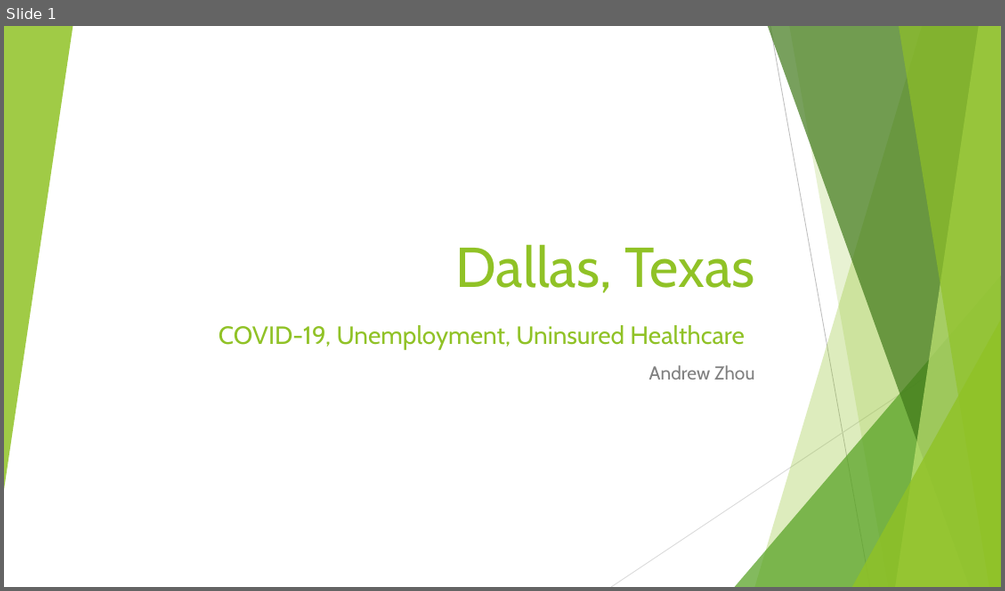
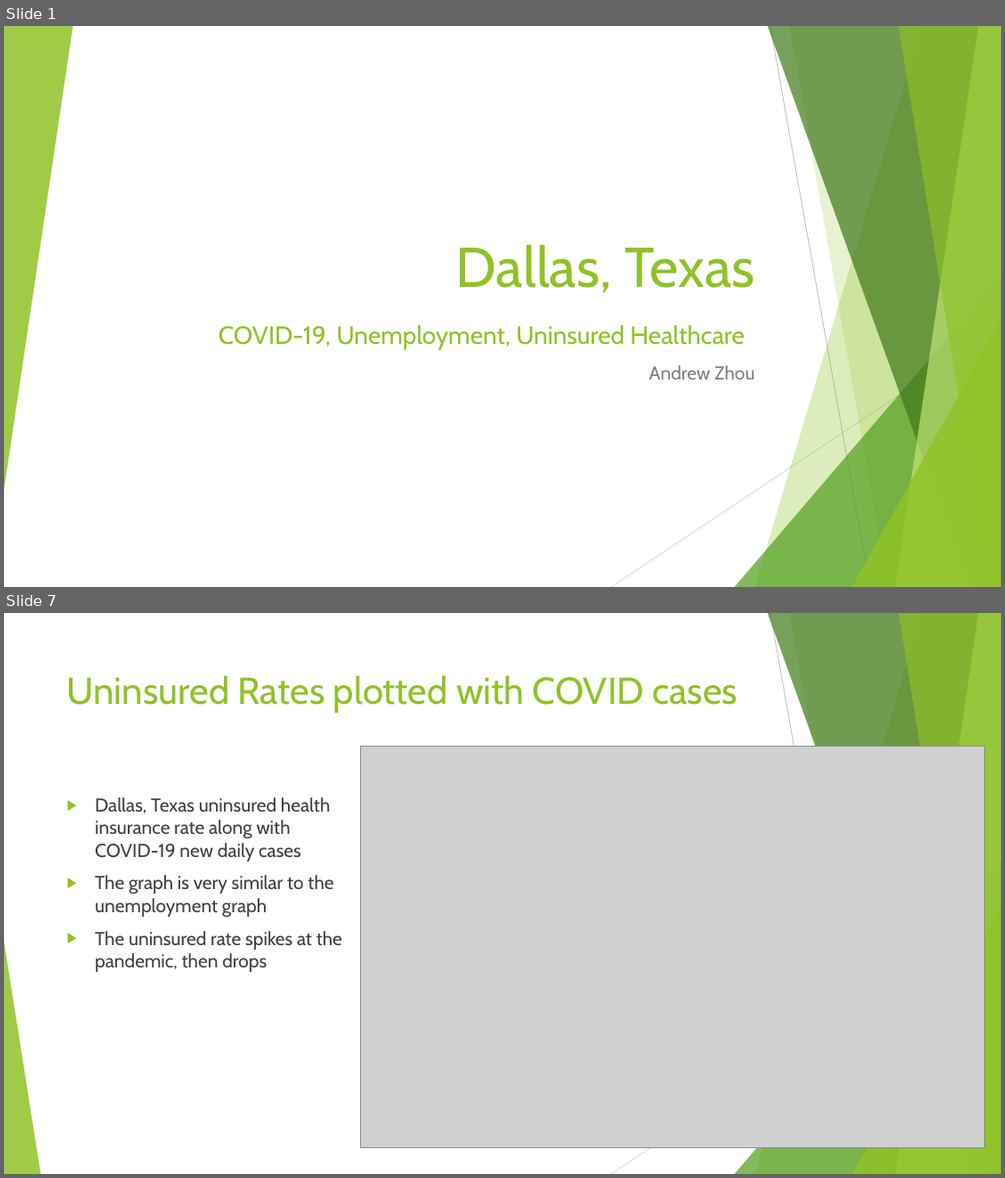
Before and after one commit to azhou5211/hcde_project, a slide deck: A6/Presentation.pptx. Shown one above the other, each under a label of ours: slide 1 before the commit, slides 1 and 7 after it; the slides between them are not shown. The pictures are 1005x591 and 1005x1178 pixels, drawn with LibreOffice and Linux fonts; fonts in the diff are those of the drawing; grey boxes stand for pictures. Boxes give left, top, right and bottom in pixels: in the first picture for what was removed or moved away, otherwise in the second. Text is boxed around its words. In the diff, an @@ line names an element or a change of style, - is before the commit and + after.

```diff
--- a/A6/Presentation.pptx
+++ b/A6/Presentation.pptx
@@ slide 7 added at [4, 613, 1001, 1174], background #FFFFFF; not listed: 9 template elements that a slide beside it also shows @@
@@ title added at [67, 675, 738, 713], 36 pt, text #90C226 @@
+Uninsured Rates plotted with COVID cases
@@ picture added at [361, 747, 985, 1148] @@
@@ text added at [95, 797, 342, 972], 18 pt, text #404040 @@
+▶ Dallas, Texas uninsured health insurance rate along with COVID-19 new daily cases
+▶ The graph is very similar to the unemployment graph
+▶ The uninsured rate spikes at the pandemic, then drops
@@ triangle added at [4, 941, 40, 1174], fill #90C226 at 85% opacity @@
```
Also in this commit, not shown: 2 slides changed, 8 other slides added, 9 slides removed, 3 other files.
